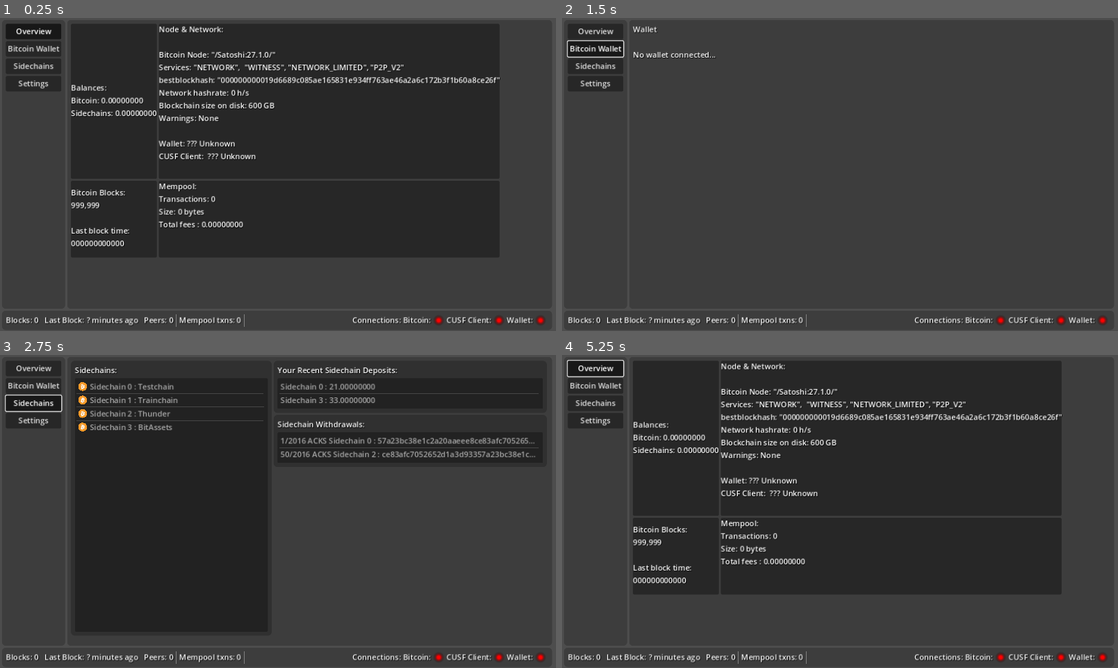
Above: before the commit, frames 1-4 (two rows, left to right).
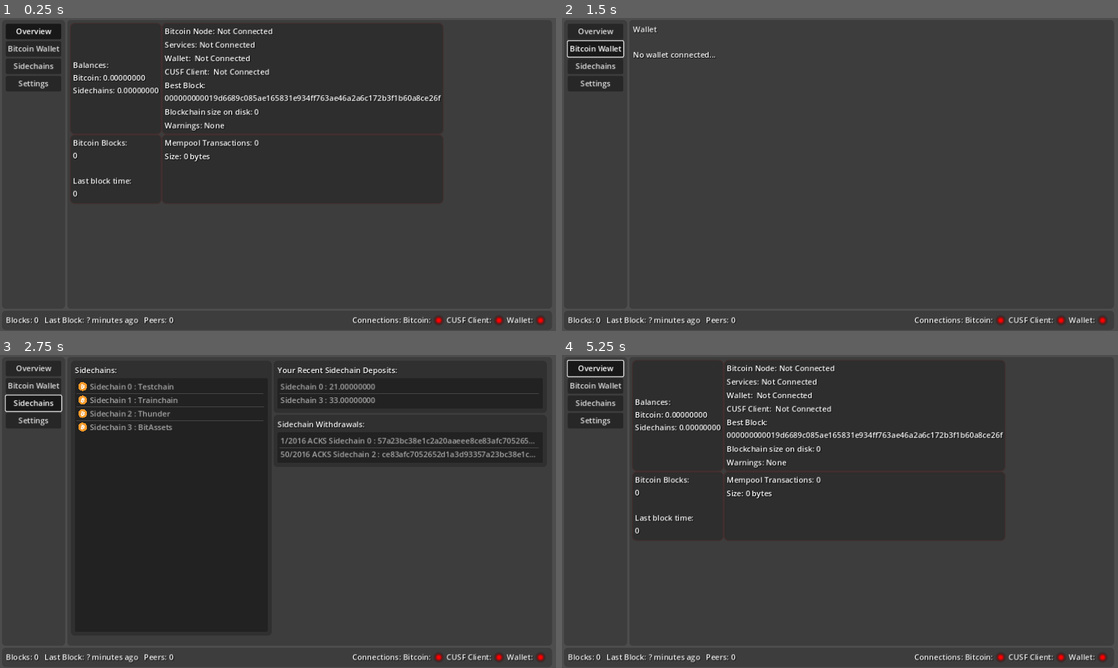
Above: after the commit, the same moments.

Repository: LayerTwo-Labs/BitWindow
Game: Godot game, scene res://scene/main_window.tscn
Same seed, same stepped clock (60 frames per second), same inputs: the game is played once before the commit and once after it.
Inputs:
- Up to frame 1 (0.25 s): no input
- Up to frame 2 (1.5 s): click "Overview" at 0.5 s; click "Bitcoin Wallet" at 1.25 s
- Up to frame 3 (2.75 s): click "Sidechains" at 2 s
- Up to frame 4 (5.25 s): click "Overview" at 2.75 s; click "Bitcoin Wallet" at 3.5 s; click "Sidechains" at 4.25 s; click "Overview" at 5 s

The runs differ from the first frame. In frame 1, 6.8% of the frame differs, in the area x 12-90%, y 2-99%; in frame 2, 0.1%; in frame 3, 0.1%; in frame 4, 6.8%.

Commit message:
Display node, mempool, blockchain info from bitcoind on overview page

Diff:
--- a/BitWindow/scene/main_window.tscn
+++ b/BitWindow/scene/main_window.tscn
@@ -1,8 +1,9 @@
-[gd_scene load_steps=10 format=3 uid="uid://ddrak8ln5u67w"]
+[gd_scene load_steps=11 format=3 uid="uid://ddrak8ln5u67w"]
 
 [ext_resource type="Script" path="res://script/main_window.gd" id="1_fxi36"]
 [ext_resource type="PackedScene" uid="uid://ce2mbwdltb3tc" path="res://scene/server.tscn" id="2_335kp"]
 [ext_resource type="StyleBox" uid="uid://do3pgd68vga3c" path="res://theme/background_flat_style_box.tres" id="3_it7rq"]
+[ext_resource type="StyleBox" uid="uid://rfjpq81ynq33" path="res://theme/overview_flat_style_box.tres" id="4_gja1u"]
 [ext_resource type="Texture2D" uid="uid://dddtuaqltlbg7" path="res://image/bitcoin.png" id="4_s21x0"]
 
 [sub_resource type="ButtonGroup" id="ButtonGroup_ifbhb"]
@@ -110,6 +111,7 @@
 
 [node name="PanelContainerBalances" type="PanelContainer" parent="MarginContainer/VBoxContainer/HBoxContainerPageAndPageButtons/PanelContainerPages/OverviewPage/GridContainer"]
 layout_mode = 2
+theme_override_styles/panel = ExtResource("4_gja1u")
 
 [node name="LabelBalances" type="Label" parent="MarginContainer/VBoxContainer/HBoxContainerPageAndPageButtons/PanelContainerPages/OverviewPage/GridContainer/PanelContainerBalances"]
 layout_mode = 2
@@ -119,46 +121,67 @@
 
 [node name="PanelContainerNetworkStats" type="PanelContainer" parent="MarginContainer/VBoxContainer/HBoxContainerPageAndPageButtons/PanelContainerPages/OverviewPage/GridContainer"]
 layout_mode = 2
-
-[node name="LabelNodeInfo" type="Label" parent="MarginContainer/VBoxContainer/HBoxContainerPageAndPageButtons/PanelContainerPages/OverviewPage/GridContainer/PanelContainerNetworkStats"]
-layout_mode = 2
-text = "Node & Network:
-
-Bitcoin Node: \"/Satoshi:27.1.0/\"
-Services: \"NETWORK\",  \"WITNESS\", \"NETWORK_LIMITED\", \"P2P_V2\"
-bestblockhash: \"000000000019d6689c085ae165831e934ff763ae46a2a6c172b3f1b60a8ce26f\"
-Network hashrate: 0 h/s
-Blockchain size on disk: 600 GB
-Warnings: None
-
-Wallet: ??? Unknown
-CUSF Client:  ??? Unknown
-
+theme_override_styles/panel = ExtResource("4_gja1u")
+
+[node name="VBoxContainer" type="VBoxContainer" parent="MarginContainer/VBoxContainer/HBoxContainerPageAndPageButtons/PanelContainerPages/OverviewPage/GridContainer/PanelContainerNetworkStats"]
+layout_mode = 2
+
+[node name="LabelBitcoinVersion" type="Label" parent="MarginContainer/VBoxContainer/HBoxContainerPageAndPageButtons/PanelContainerPages/OverviewPage/GridContainer/PanelContainerNetworkStats/VBoxContainer"]
+layout_mode = 2
+text = "Bitcoin Node: Not Connected"
+
+[node name="LabelBitcoinServices" type="Label" parent="MarginContainer/VBoxContainer/HBoxContainerPageAndPageButtons/PanelContainerPages/OverviewPage/GridContainer/PanelContainerNetworkStats/VBoxContainer"]
+layout_mode = 2
+text = "Services: Not Connected"
+
+[node name="LabelWalletVersion" type="Label" parent="MarginContainer/VBoxContainer/HBoxContainerPageAndPageButtons/PanelContainerPages/OverviewPage/GridContainer/PanelContainerNetworkStats/VBoxContainer"]
+layout_mode = 2
+text = "Wallet:  Not Connected"
+
+[node name="LabelCUSFVersion" type="Label" parent="MarginContainer/VBoxContainer/HBoxContainerPageAndPageButtons/PanelContainerPages/OverviewPage/GridContainer/PanelContainerNetworkStats/VBoxContainer"]
+layout_mode = 2
+text = "CUSF Client:  Not Connected"
+
+[node name="LabelBestBlock" type="Label" parent="MarginContainer/VBoxContainer/HBoxContainerPageAndPageButtons/PanelContainerPages/OverviewPage/GridContainer/PanelContainerNetworkStats/VBoxContainer"]
+layout_mode = 2
+text = "Best Block:
+000000000019d6689c085ae165831e934ff763ae46a2a6c172b3f1b60a8ce26f"
+
+[node name="LabelChainSize" type="Label" parent="MarginContainer/VBoxContainer/HBoxContainerPageAndPageButtons/PanelContainerPages/OverviewPage/GridContainer/PanelContainerNetworkStats/VBoxContainer"]
+layout_mode = 2
+text = "Blockchain size on disk: 0"
+
+[node name="LabelWarnings" type="Label" parent="MarginContainer/VBoxContainer/HBoxContainerPageAndPageButtons/PanelContainerPages/OverviewPage/GridContainer/PanelContainerNetworkStats/VBoxContainer"]
+layout_mode = 2
+text = "Warnings: None"
+
+[node name="PanelContainerBlocks" type="PanelContainer" parent="MarginContainer/VBoxContainer/HBoxContainerPageAndPageButtons/PanelContainerPages/OverviewPage/GridContainer"]
+layout_mode = 2
+theme_override_styles/panel = ExtResource("4_gja1u")
+
+[node name="LabelBlocks" type="Label" parent="MarginContainer/VBoxContainer/HBoxContainerPageAndPageButtons/PanelContainerPages/OverviewPage/GridContainer/PanelContainerBlocks"]
+layout_mode = 2
+text = "Bitcoin Blocks:
+0
+
+Last block time:
+0"
+
+[node name="PanelContainerMempool" type="PanelContainer" parent="MarginContainer/VBoxContainer/HBoxContainerPageAndPageButtons/PanelContainerPages/OverviewPage/GridContainer"]
+layout_mode = 2
+theme_override_styles/panel = ExtResource("4_gja1u")
+
+[node name="VBoxContainer" type="VBoxContainer" parent="MarginContainer/VBoxContainer/HBoxContainerPageAndPageButtons/PanelContainerPages/OverviewPage/GridContainer/PanelContainerMempool"]
+layout_mode = 2
+
+[node name="LabelMempoolSize" type="Label" parent="MarginContainer/VBoxContainer/HBoxContainerPageAndPageButtons/PanelContainerPages/OverviewPage/GridContainer/PanelContainerMempool/VBoxContainer"]
+layout_mode = 2
+text = "Mempool Transactions: 0
 "
 
-[node name="PanelContainerBlocks" type="PanelContainer" parent="MarginContainer/VBoxContainer/HBoxContainerPageAndPageButtons/PanelContainerPages/OverviewPage/GridContainer"]
-layout_mode = 2
-
-[node name="LabelBlocks" type="Label" parent="MarginContainer/VBoxContainer/HBoxContainerPageAndPageButtons/PanelContainerPages/OverviewPage/GridContainer/PanelContainerBlocks"]
-layout_mode = 2
-text = "Bitcoin Blocks:
-999,999
-
-Last block time:
-000000000000"
-
-[node name="PanelContainerMempool" type="PanelContainer" parent="MarginContainer/VBoxContainer/HBoxContainerPageAndPageButtons/PanelContainerPages/OverviewPage/GridContainer"]
-layout_mode = 2
-
-[node name="LabelMempool" type="Label" parent="MarginContainer/VBoxContainer/HBoxContainerPageAndPageButtons/PanelContainerPages/OverviewPage/GridContainer/PanelContainerMempool"]
-layout_mode = 2
-text = "Mempool:
-Transactions: 0
-Size: 0 bytes
-Total fees : 0.00000000
-
-
-"
+[node name="LabelMempoolByteSize" type="Label" parent="MarginContainer/VBoxContainer/HBoxContainerPageAndPageButtons/PanelContainerPages/OverviewPage/GridContainer/PanelContainerMempool/VBoxContainer"]
+layout_mode = 2
+text = "Size: 0 bytes"
 
 [node name="WalletPage" type="Control" parent="MarginContainer/VBoxContainer/HBoxContainerPageAndPageButtons/PanelContainerPages"]
 visible = false
@@ -356,20 +379,10 @@
 [node name="VSeparator7" type="VSeparator" parent="MarginContainer/VBoxContainer/PanelContainer/HBoxContainerBottomStatus"]
 layout_mode = 2
 
-[node name="Label" type="Label" parent="MarginContainer/VBoxContainer/PanelContainer/HBoxContainerBottomStatus"]
+[node name="LabelPeers" type="Label" parent="MarginContainer/VBoxContainer/PanelContainer/HBoxContainerBottomStatus"]
 layout_mode = 2
 text = "Peers: 0
 "
-
-[node name="VSeparator2" type="VSeparator" parent="MarginContainer/VBoxContainer/PanelContainer/HBoxContainerBottomStatus"]
-layout_mode = 2
-
-[node name="Label2" type="Label" parent="MarginContainer/VBoxContainer/PanelContainer/HBoxContainerBottomStatus"]
-layout_mode = 2
-text = "Mempool txns: 0"
-
-[node name="VSeparator4" type="VSeparator" parent="MarginContainer/VBoxContainer/PanelContainer/HBoxContainerBottomStatus"]
-layout_mode = 2
 
 [node name="Label3" type="Label" parent="MarginContainer/VBoxContainer/PanelContainer/HBoxContainerBottomStatus"]
 layout_mode = 2
@@ -422,6 +435,9 @@
 layout_mode = 2
 
 [connection signal="btc_new_block_count" from="Server" to="." method="_on_server_btc_new_block_count"]
+[connection signal="btc_new_blockchain_info" from="Server" to="." method="_on_server_btc_new_blockchain_info"]
+[connection signal="btc_new_mempool_info" from="Server" to="." method="_on_server_btc_new_mempool_info"]
+[connection signal="btc_new_network_info" from="Server" to="." method="_on_server_btc_new_network_info"]
 [connection signal="btc_rpc_failed" from="Server" to="." method="_on_server_btc_rpc_failed"]
 [connection signal="cusf_new_block_count" from="Server" to="." method="_on_server_cusf_new_block_count"]
 [connection signal="cusf_rpc_failed" from="Server" to="." method="_on_server_cusf_rpc_failed"]
--- a/BitWindow/script/main_window.gd
+++ b/BitWindow/script/main_window.gd
@@ -11,6 +11,8 @@
 var timer_bitcoin_update = null
 var timer_wallet_update = null
 var timer_cusf_update = null
+
+var block_height : int = 0
 
 func _ready() -> void:
 	# For network code debugging, set the server node visible
@@ -43,8 +45,42 @@
 
 func _on_server_btc_new_block_count(height: int) -> void:
 	connected_btc = true
-	$MarginContainer/VBoxContainer/PanelContainer/HBoxContainerBottomStatus/LabelNumBlocks.text = str("Blocks: ", height)
-	display_connection_status()
+	block_height = height
+	display_connection_status()
+
+
+func _on_server_btc_new_blockchain_info(bestblockhash: String, bytes: int, warnings: String, time: int) -> void:
+	$MarginContainer/VBoxContainer/PanelContainer/HBoxContainerBottomStatus/LabelNumBlocks.text = str("Blocks: ", block_height)
+
+	var block_panel_text : String = str("Bitcoin Blocks:\n", block_height, "\nLast block time:\n", time)
+	$MarginContainer/VBoxContainer/HBoxContainerPageAndPageButtons/PanelContainerPages/OverviewPage/GridContainer/PanelContainerBlocks/LabelBlocks.text = block_panel_text
+
+	var best_block_text = str("Best Block:\n", bestblockhash)
+	$MarginContainer/VBoxContainer/HBoxContainerPageAndPageButtons/PanelContainerPages/OverviewPage/GridContainer/PanelContainerNetworkStats/VBoxContainer/LabelBestBlock.text = best_block_text
+
+	var chain_size_text = str("Blockchain size on disk: ", bytes, " Bytes")
+	$MarginContainer/VBoxContainer/HBoxContainerPageAndPageButtons/PanelContainerPages/OverviewPage/GridContainer/PanelContainerNetworkStats/VBoxContainer/LabelChainSize.text = chain_size_text
+
+	var warnings_text = str("Warnings: ", "None" if warnings.is_empty() else warnings)
+	$MarginContainer/VBoxContainer/HBoxContainerPageAndPageButtons/PanelContainerPages/OverviewPage/GridContainer/PanelContainerNetworkStats/VBoxContainer/LabelWarnings.text = warnings_text
+
+
+func _on_server_btc_new_mempool_info(size: int, bytesize: int) -> void:
+	var mempool_size_text = str("Mempool Transactions:\n", size)
+	var mempool_bytes_text = str("Mempool Size:\n", bytesize, " Bytes")
+	$MarginContainer/VBoxContainer/HBoxContainerPageAndPageButtons/PanelContainerPages/OverviewPage/GridContainer/PanelContainerMempool/VBoxContainer/LabelMempoolSize.text = mempool_size_text
+	$MarginContainer/VBoxContainer/HBoxContainerPageAndPageButtons/PanelContainerPages/OverviewPage/GridContainer/PanelContainerMempool/VBoxContainer/LabelMempoolByteSize.text = mempool_bytes_text
+
+
+func _on_server_btc_new_network_info(subversion: String, services: String, connections: int) -> void:
+	var version_text = str("Bitcoin Node: ", subversion)
+	$MarginContainer/VBoxContainer/HBoxContainerPageAndPageButtons/PanelContainerPages/OverviewPage/GridContainer/PanelContainerNetworkStats/VBoxContainer/LabelBitcoinVersion.text = version_text
+
+	var service_text = str("Services: ", services)
+	$MarginContainer/VBoxContainer/HBoxContainerPageAndPageButtons/PanelContainerPages/OverviewPage/GridContainer/PanelContainerNetworkStats/VBoxContainer/LabelBitcoinServices.text = service_text
+
+	var peers_text = str("Peers: ", connections)
+	$MarginContainer/VBoxContainer/PanelContainer/HBoxContainerBottomStatus/LabelPeers.text = peers_text
 
 
 func _on_server_cusf_new_block_count(_height: int) -> void:
--- a/BitWindow/script/server.gd
+++ b/BitWindow/script/server.gd
@@ -123,7 +123,7 @@
 		for service in res["result"]["localservicesnames"]:
 			services += str(service, " ")
 
-		var peers : String = str(res["result"]["connections"])
+		var peers : int = res["result"]["connections"]
 
 		btc_new_network_info.emit(subversion, services, peers)
 	else:
